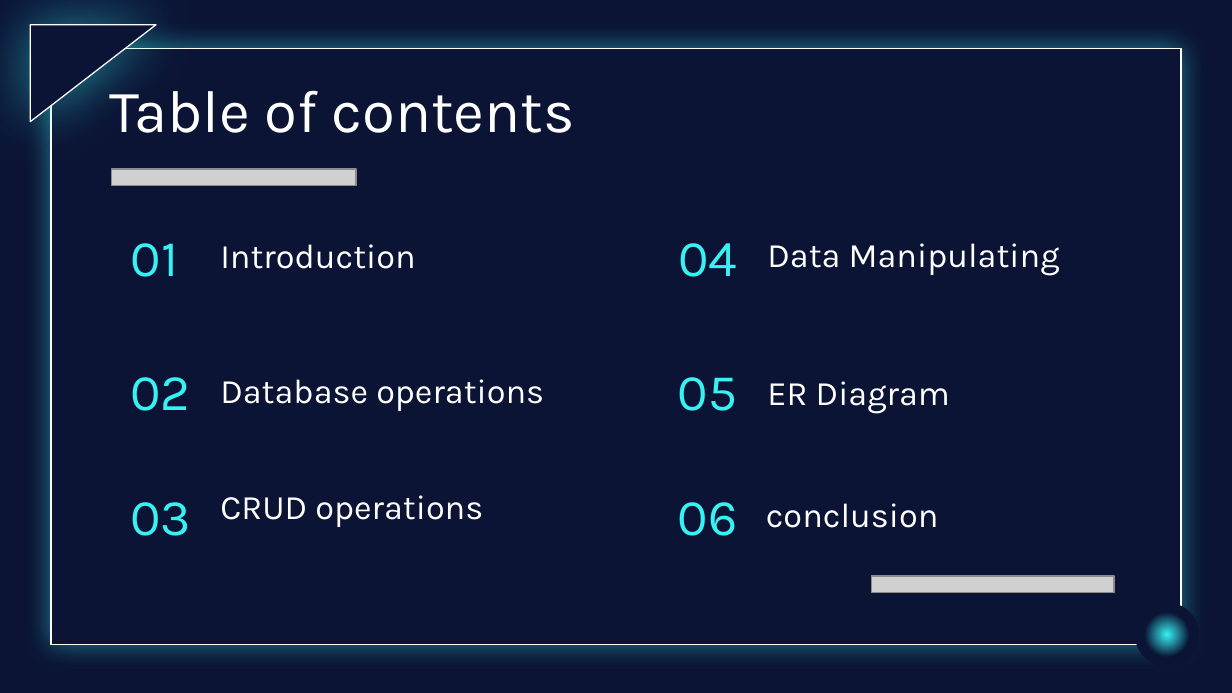
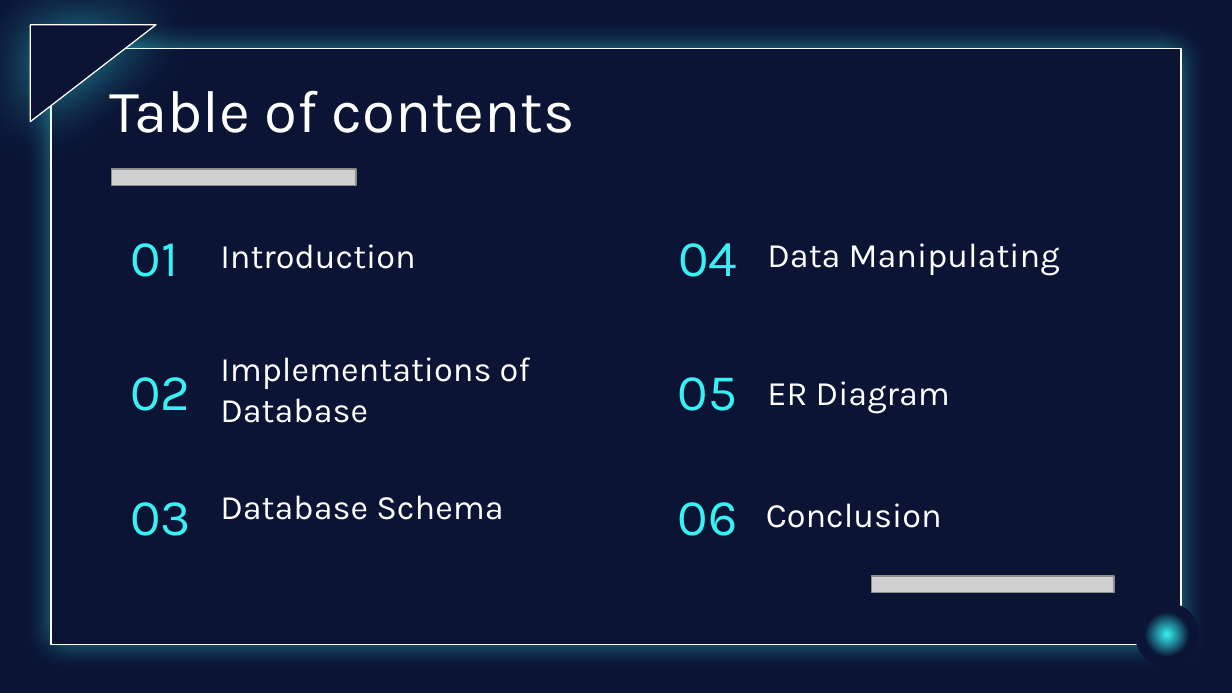
Before and after one commit to UbaidBinWaris/BSCS, a slide deck: slide 2 of BSCS 4B/DB lab/Project/DBMS lab presentation.pptx. Drawn at 1232x693 pixels with LibreOffice and Linux fonts; fonts in the diff are those of the drawing; grey boxes stand for pictures; background and template pictures are left out. Boxes give left, top, right and bottom in pixels: in the first picture for what was removed or moved away, otherwise in the second. Text is boxed around its words. In the diff, an @@ line names an element or a change of style, - is before the commit and + after.

Commit message:
final presentation

```diff
--- a/BSCS 4B/DB lab/Project/DBMS lab presentation.pptx
+++ b/BSCS 4B/DB lab/Project/DBMS lab presentation.pptx
@@ subtitle at [220, 357, 530, 423]: text changed @@
-Database operations
+Implementations of Database
@@ subtitle at [220, 495, 503, 520]: text changed @@
-CRUD operations
+Database Schema
@@ subtitle at [766, 503, 942, 528]: text changed @@
-conclusion
+Conclusion
```
Also in this commit, not shown: 3 other slides changed, 12 slides added, 12 slides removed, 3 other files.
